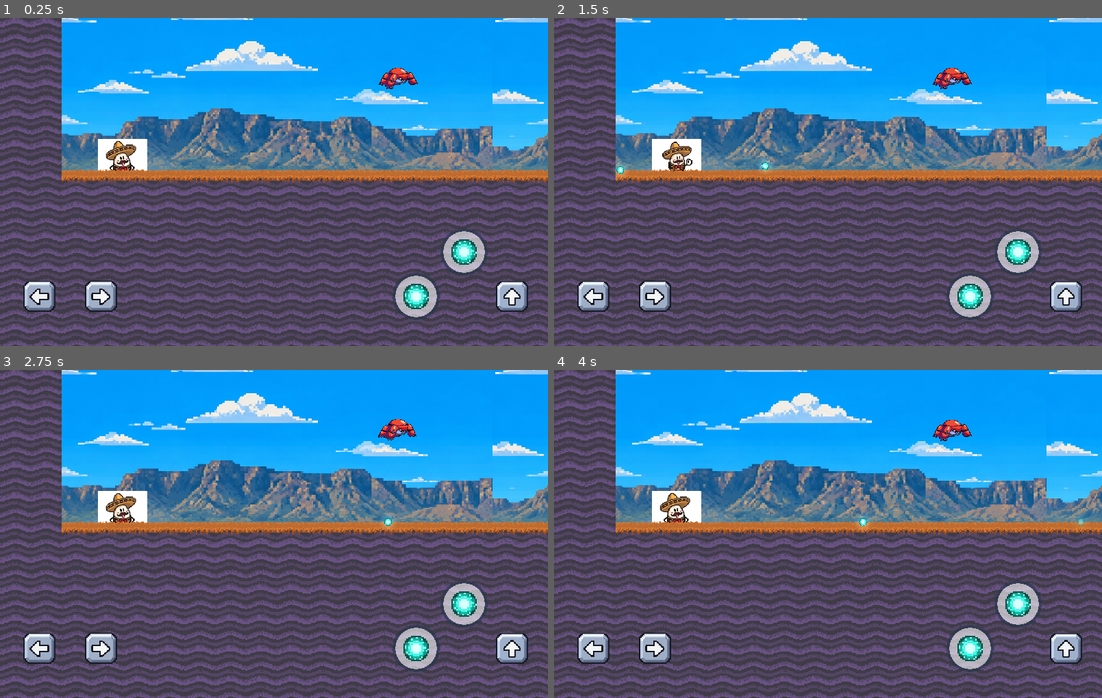
Above: before the commit, frames 1-4 (two rows, left to right).
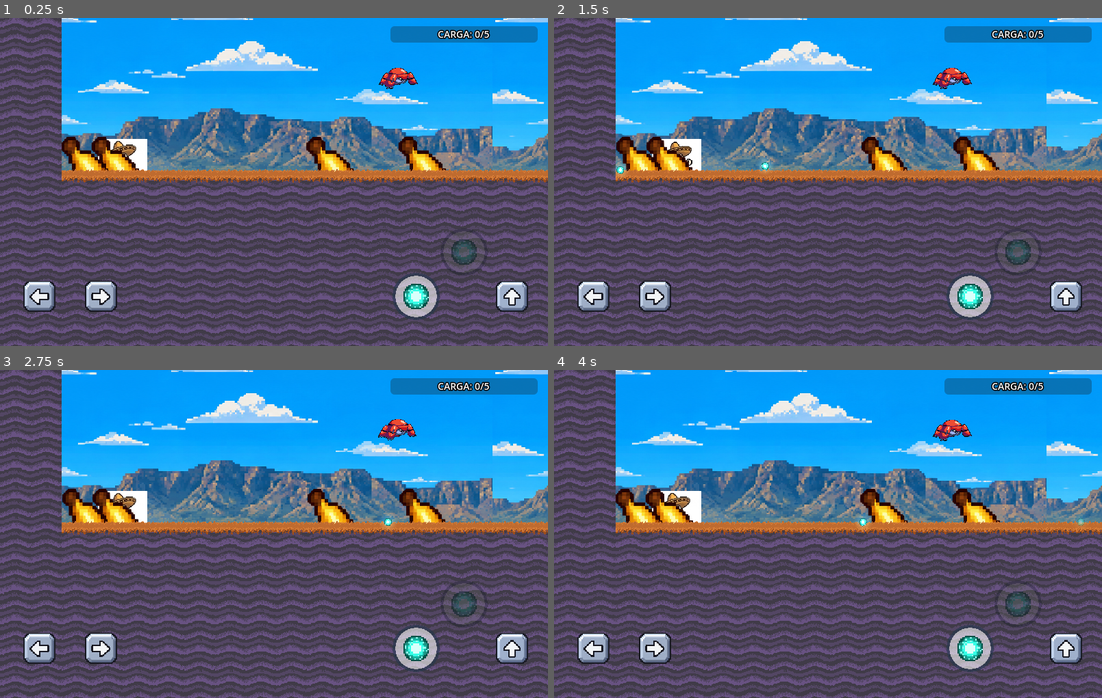
Above: after the commit, the same moments.

Repository: 2330215/aaaaaaaaaaa
Game: Godot game, scene res://game_singleplayer.tscn
The game is run twice, just before and just after one commit, with the same random seed, the same clock (stepped at 60 frames per second) and the same inputs.
Inputs (mouse positions are in pixels of both pictures, inside the frame that each line leads up to):
- Up to frame 1 (0.25 s): no input
- Up to frame 2 (1.5 s): click (592, 296) at 0.5 s; click (652, 296) at 1.25 s
- Up to frame 3 (2.75 s): click (416, 648) at 2 s
- Up to frame 4 (4 s): click (1019, 602) at 2.77 s; click (1063, 648) at 3.5 s

The runs differ from the first frame. In frame 1, 4.0% of the frame differs, in the area x 11-99%, y 2-78%; in frame 2, 4.0%; in frame 3, 4.0%; in frame 4, 4.0%.

Commit message:
boton especial

Diff:
--- /dev/null
+++ b/gui/touch_controls.gd
@@ -0,0 +1,58 @@
+extends CanvasLayer
+
+@onready var special_button := $TextureButtonAttack2 as TextureButton
+@onready var charge_bar := $ChargeBar as ProgressBar
+@onready var label := $ChargeBar/Label as Label
+
+
+func _ready() -> void:
+	if special_button:
+		if "action" in special_button:
+			special_button.action = "special_attack"
+		set_special_ready(false)
+
+	if charge_bar:
+		charge_bar.min_value = 0
+		charge_bar.max_value = 5
+		charge_bar.value = 0
+
+	call_deferred("_connect_to_player")
+
+
+func _connect_to_player() -> void:
+	var parent := get_parent()
+	if not parent:
+		return
+	var player := parent.find_child("Player", true, false)
+	if not player:
+		player = parent.find_child("Player1", true, false)
+	if player:
+		if player.has_signal("special_charge_changed"):
+			player.special_charge_changed.connect(_on_special_charge_changed)
+		if player.has_signal("special_attack_ready"):
+			player.special_attack_ready.connect(set_special_ready)
+		if "special_charge" in player and "MAX_SPECIAL_CHARGE" in player:
+			_on_special_charge_changed(player.special_charge, player.MAX_SPECIAL_CHARGE)
+			set_special_ready(player.special_charge >= player.MAX_SPECIAL_CHARGE)
+
+
+func _on_special_charge_changed(current: int, max_charge: int) -> void:
+	if charge_bar:
+		charge_bar.max_value = max_charge
+		charge_bar.value = current
+	if label:
+		if current >= max_charge:
+			label.text = "¡ATAQUE ESPECIAL LISTO!"
+			label.add_theme_color_override("font_color", Color(1.0, 0.9, 0.2))
+		else:
+			label.text = "CARGA: %d/%d" % [current, max_charge]
+			label.add_theme_color_override("font_color", Color(1.0, 1.0, 1.0))
+
+
+func set_special_ready(is_ready: bool) -> void:
+	if special_button:
+		special_button.disabled = not is_ready
+		if is_ready:
+			special_button.modulate = Color(1.5, 1.3, 0.4, 1.0)
+		else:
+			special_button.modulate = Color(0.4, 0.4, 0.4, 0.5)
--- a/level/level.gd
+++ b/level/level.gd
@@ -5,11 +5,23 @@
 const LIMIT_RIGHT = 3968
 const LIMIT_BOTTOM = 5500
 
+const COIN_SCENE = preload("res://level/coin.tscn")
+
 @onready var tile_map_layer: TileMapLayer = $TileMapLayer
+
+var _coin_spawn_timer: Timer
 
 
 func _ready() -> void:
 	_setup_camera()
+	call_deferred("_spawn_random_coins", 45)
+
+	# Create timer for periodic random coin spawns
+	_coin_spawn_timer = Timer.new()
+	_coin_spawn_timer.wait_time = 3.0
+	_coin_spawn_timer.autostart = true
+	_coin_spawn_timer.timeout.connect(_on_coin_spawn_timer_timeout)
+	add_child(_coin_spawn_timer)
 
 
 func _setup_camera() -> void:
@@ -21,3 +33,45 @@
 				camera.limit_top = LIMIT_TOP
 				camera.limit_right = LIMIT_RIGHT
 				camera.limit_bottom = LIMIT_BOTTOM
+
+
+func _spawn_random_coins(count: int = 40) -> void:
+	if not tile_map_layer:
+		return
+	var used_cells := tile_map_layer.get_used_cells()
+	if used_cells.is_empty():
+		return
+
+	var valid_surface_cells: Array[Vector2i] = []
+	for cell in used_cells:
+		var cell_above := cell + Vector2i(0, -1)
+		if tile_map_layer.get_cell_source_id(cell_above) == -1:
+			valid_surface_cells.append(cell)
+
+	if valid_surface_cells.is_empty():
+		valid_surface_cells = used_cells
+
+	valid_surface_cells.shuffle()
+	var spawn_count: int = mini(count, valid_surface_cells.size())
+	for i in range(spawn_count):
+		var cell: Vector2i = valid_surface_cells[i]
+		_spawn_single_coin(cell)
+
+
+func _spawn_single_coin(cell: Vector2i) -> void:
+	var spawn_pos: Vector2 = tile_map_layer.map_to_local(cell) + Vector2(0, -32)
+	var coin := COIN_SCENE.instantiate() as Area2D
+	coin.global_position = spawn_pos
+	add_child(coin)
+
+
+func _on_coin_spawn_timer_timeout() -> void:
+	if not tile_map_layer:
+		return
+	var used_cells := tile_map_layer.get_used_cells()
+	if used_cells.is_empty():
+		return
+	var random_cell: Vector2i = used_cells.pick_random()
+	var cell_above: Vector2i = random_cell + Vector2i(0, -1)
+	if tile_map_layer.get_cell_source_id(cell_above) == -1:
+		_spawn_single_coin(random_cell)
--- a/player/gun.gd
+++ b/player/gun.gd
@@ -23,3 +23,17 @@
 	sound_shoot.play()
 	timer.start()
 	return true
+
+
+func shoot_special(direction: float = 1.0, count: int = 5) -> bool:
+	for i in range(count):
+		if not is_inside_tree():
+			break
+		var bullet := BULLET_SCENE.instantiate() as Bullet
+		bullet.global_position = global_position + Vector2(0, randf_range(-4, 4))
+		bullet.linear_velocity = Vector2(direction * (BULLET_VELOCITY + randf_range(-30, 50)), randf_range(-25, 25))
+		bullet.set_as_top_level(true)
+		add_child(bullet)
+		sound_shoot.play()
+		await get_tree().create_timer(0.06).timeout
+	return true
--- a/player/player.gd
+++ b/player/player.gd
@@ -2,7 +2,10 @@
 
 
 signal coin_collected()
+signal special_charge_changed(current: int, max_charge: int)
+signal special_attack_ready(is_ready: bool)
 
+const MAX_SPECIAL_CHARGE = 5
 const WALK_SPEED = 300.0
 const ACCELERATION_SPEED = WALK_SPEED * 6.0
 const JUMP_VELOCITY = -725.0
@@ -14,6 +17,8 @@
 @export var action_suffix := ""
 
 var gravity: int = ProjectSettings.get("physics/2d/default_gravity")
+var special_charge := 0
+
 @onready var platform_detector := $PlatformDetector as RayCast2D
 @onready var animation_player := $AnimationPlayer as AnimationPlayer
 @onready var shoot_timer := $ShootAnimation as Timer
@@ -22,6 +27,18 @@
 @onready var gun = sprite.get_node(^"Gun") as Gun
 @onready var camera := $Camera as Camera2D
 var _double_jump_charged := false
+
+
+func _ready() -> void:
+	coin_collected.connect(_on_coin_collected_internal)
+
+
+func _on_coin_collected_internal() -> void:
+	if special_charge < MAX_SPECIAL_CHARGE:
+		special_charge += 1
+		special_charge_changed.emit(special_charge, MAX_SPECIAL_CHARGE)
+		if special_charge >= MAX_SPECIAL_CHARGE:
+			special_attack_ready.emit(true)
 
 
 func _physics_process(delta: float) -> void:
@@ -48,7 +65,14 @@
 	move_and_slide()
 
 	var is_shooting := false
-	if Input.is_action_just_pressed("shoot" + action_suffix):
+	if Input.is_action_just_pressed("special_attack" + action_suffix) or Input.is_action_just_pressed("special_attack"):
+		if special_charge >= MAX_SPECIAL_CHARGE:
+			special_charge = 0
+			special_charge_changed.emit(special_charge, MAX_SPECIAL_CHARGE)
+			special_attack_ready.emit(false)
+			is_shooting = true
+			gun.shoot_special(sprite.scale.x)
+	elif Input.is_action_just_pressed("shoot" + action_suffix):
 		is_shooting = gun.shoot(sprite.scale.x)
 
 	var animation := get_new_animation(is_shooting)
@@ -56,6 +80,7 @@
 		if is_shooting:
 			shoot_timer.start()
 		animation_player.play(animation)
+
 
 
 func get_new_animation(is_shooting := false) -> String:
--- a/project.godot
+++ b/project.godot
@@ -99,6 +99,13 @@
 , Object(InputEventKey,"resource_local_to_scene":false,"resource_name":"","device":0,"window_id":0,"alt_pressed":false, …(185 unchanged characters)…
 ]
 }
+special_attack={
+"deadzone": 0.2,
+"events": [Object(InputEventKey,"resource_local_to_scene":false,"resource_name":"","device":0,"window_id":0,"alt_pressed":false,"shift_pressed":false,"ctrl_pressed":false,"meta_pressed":false,"pressed":false,"keycode":0,"physical_keycode":88,"key_label":0,"unicode":0,"location":0,"echo":false,"script":null)
+, Object(InputEventKey,"resource_local_to_scene":false,"resource_name":"","device":0,"window_id":0,"alt_pressed":false,"shift_pressed":false,"ctrl_pressed":false,"meta_pressed":false,"pressed":false,"keycode":0,"physical_keycode":67,"key_label":0,"unicode":0,"location":0,"echo":false,"script":null)
+, Object(InputEventJoypadButton,"resource_local_to_scene":false,"resource_name":"","device":0,"button_index":3,"pressure":0.0,"pressed":false,"script":null)
+]
+}
 toggle_fullscreen={
 "deadzone": 0.2,
 "events": [Object(InputEventKey,"resource_local_to_scene":false,"resource_name":"","device":0,"window_id":0,"alt_presse …(194 unchanged characters)…
@@ -138,6 +145,12 @@
 , Object(InputEventJoypadButton,"resource_local_to_scene":false,"resource_name":"","device":0,"button_index":2,"pressure":0.0,"pressed":false,"script":null)
 ]
 }
+special_attack_p1={
+"deadzone": 0.2,
+"events": [Object(InputEventKey,"resource_local_to_scene":false,"resource_name":"","device":0,"window_id":0,"alt_pressed":false,"shift_pressed":false,"ctrl_pressed":false,"meta_pressed":false,"pressed":false,"keycode":0,"physical_keycode":88,"key_label":0,"unicode":0,"location":0,"echo":false,"script":null)
+, Object(InputEventJoypadButton,"resource_local_to_scene":false,"resource_name":"","device":0,"button_index":3,"pressure":0.0,"pressed":false,"script":null)
+]
+}
 jump_p2={
 "deadzone": 0.2,
 "events": [Object(InputEventKey,"resource_local_to_scene":false,"resource_name":"","device":0,"window_id":0,"alt_presse …(194 unchanged characters)…
@@ -163,6 +176,12 @@
 "events": [Object(InputEventKey,"resource_local_to_scene":false,"resource_name":"","device":0,"window_id":0,"alt_presse …(194 unchanged characters)…
 , Object(InputEventKey,"resource_local_to_scene":false,"resource_name":"","device":0,"window_id":0,"alt_pressed":false, …(185 unchanged characters)…
 , Object(InputEventJoypadButton,"resource_local_to_scene":false,"resource_name":"","device":1,"button_index":2,"pressure":0.0,"pressed":false,"script":null)
+]
+}
+special_attack_p2={
+"deadzone": 0.2,
+"events": [Object(InputEventKey,"resource_local_to_scene":false,"resource_name":"","device":0,"window_id":0,"alt_pressed":false,"shift_pressed":false,"ctrl_pressed":false,"meta_pressed":false,"pressed":false,"keycode":0,"physical_keycode":67,"key_label":0,"unicode":0,"location":0,"echo":false,"script":null)
+, Object(InputEventJoypadButton,"resource_local_to_scene":false,"resource_name":"","device":1,"button_index":3,"pressure":0.0,"pressed":false,"script":null)
 ]
 }
 splitscreen={
--- a/touch_controls.tscn
+++ b/touch_controls.tscn
@@ -1,5 +1,6 @@
 [gd_scene format=3 uid="uid://dh3uwqsjr7t6s"]
 
+[ext_resource type="Script" uid="uid://c7t8u8x1k01" path="res://gui/touch_controls.gd" id="1_controls_script"]
 [ext_resource type="Texture2D" uid="uid://bwexvk7mhejjn" path="res://gui/touch_button_left.png" id="1_leftbtn"]
 [ext_resource type="Texture2D" uid="uid://82mnw4u87u87" path="res://gui/touch_button_right.png" id="2_rightbtn"]
 [ext_resource type="Texture2D" uid="uid://tgw4f8fu0btj" path="res://gui/touch_button_fire.webp" id="3_firebtn"]
@@ -7,6 +8,34 @@
 [ext_resource type="Script" uid="uid://c5a1krlnxww5n" path="res://player/touch_button.gd" id="5_touchscript"]
 
 [node name="TouchControls" type="CanvasLayer" unique_id=1351327736]
+script = ExtResource("1_controls_script")
+
+[node name="ChargeBar" type="ProgressBar" parent="." unique_id=987654321]
+anchors_preset = 1
+anchor_left = 1.0
+anchor_right = 1.0
+offset_left = -230.0
+offset_top = 12.0
+offset_right = -15.0
+offset_bottom = 36.0
+grow_horizontal = 0
+max_value = 5.0
+step = 1.0
+show_percentage = false
+
+[node name="Label" type="Label" parent="ChargeBar" unique_id=987654322]
+layout_mode = 1
+anchors_preset = 15
+anchor_right = 1.0
+anchor_bottom = 1.0
+grow_horizontal = 2
+grow_vertical = 2
+theme_override_colors/font_outline_color = Color(0, 0, 0, 1)
+theme_override_constants/outline_size = 6
+theme_override_font_sizes/font_size = 14
+text = "CARGA: 0/5"
+horizontal_alignment = 1
+vertical_alignment = 1
 
 [node name="TextureButtonIzq" type="TextureButton" parent="." unique_id=975388466]
 anchors_preset = -1
@@ -72,7 +101,7 @@
 ignore_texture_size = true
 stretch_mode = 5
 script = ExtResource("5_touchscript")
-action = "shoot"
+action = "special_attack"
 
 [node name="TextureButtonJump" type="TextureButton" parent="." unique_id=897920863]
 anchors_preset = -1
Not shown, added: gui/touch_controls.gd.uid
